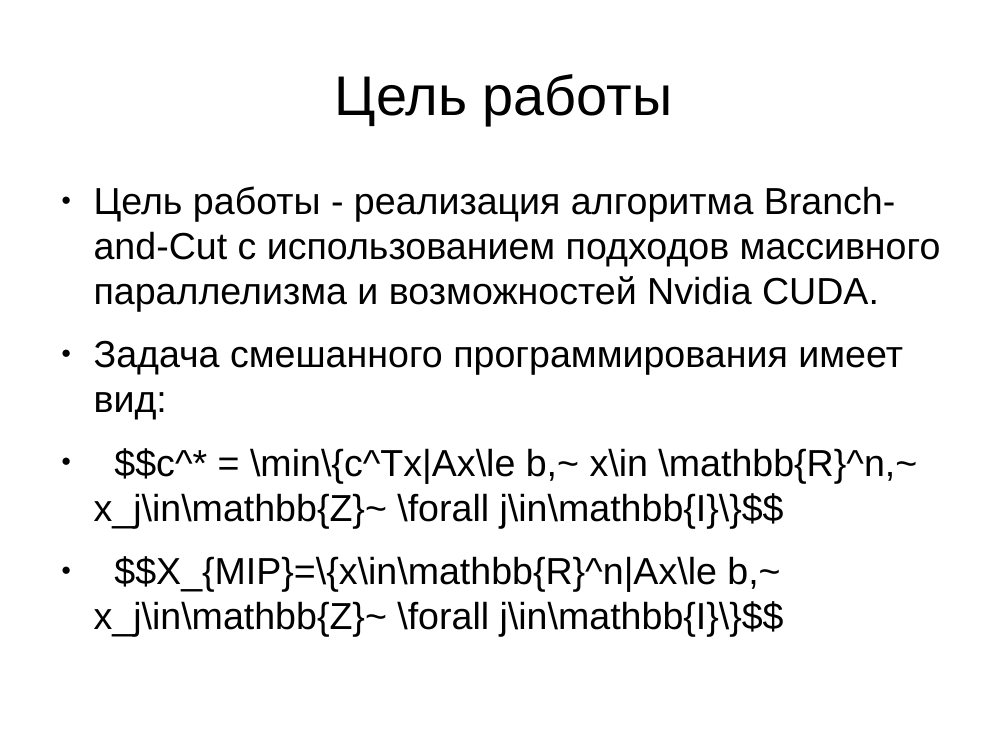
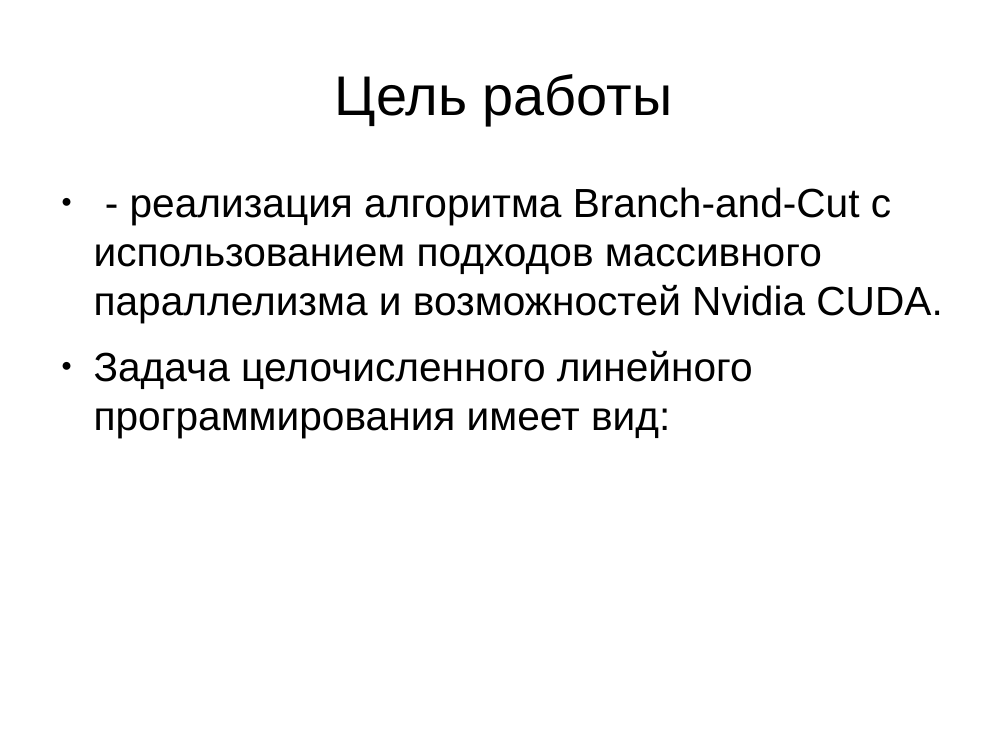
Before and after one commit to bura2017/thesis, a slide deck: slide 3 of presentation.odp. Drawn at 1008x756 pixels with LibreOffice and Linux fonts; fonts in the diff are those of the drawing. Boxes give left, top, right and bottom in pixels: in the first picture for what was removed or moved away, otherwise in the second. Text is boxed around its words. In the diff, an @@ line names an element or a change of style, - is before the commit and + after.

```diff
--- a/presentation.odp
+++ b/presentation.odp
@@ text at [94,187,942,438]: text changed; size 29.6 to 32 pt @@
-● Цель работы - реализация алгоритма Branch-and-Cut с использованием подходов массивного параллелизма и возможностей Nvidia CUDA.
-● Задача смешанного программирования имеет вид:
-● $$c^* = \min\{c^Tx|Ax\le b,~ x\in \mathbb{R}^n,~ x_j\in\mathbb{Z}~ \forall j\in\mathbb{I}\}$$
-● $$X_{MIP}=\{x\in\mathbb{R}^n|Ax\le b,~ x_j\in\mathbb{Z}~ \forall j\in\mathbb{I}\}$$
+● - реализация алгоритма Branch-and-Cut с использованием подходов массивного параллелизма и возможностей Nvidia CUDA.
+● Задача целочисленного линейного программирования имеет вид:
```
Also in this commit, not shown: 3 other slides changed, 1 slide added, 1 slide removed, 5 other files.
